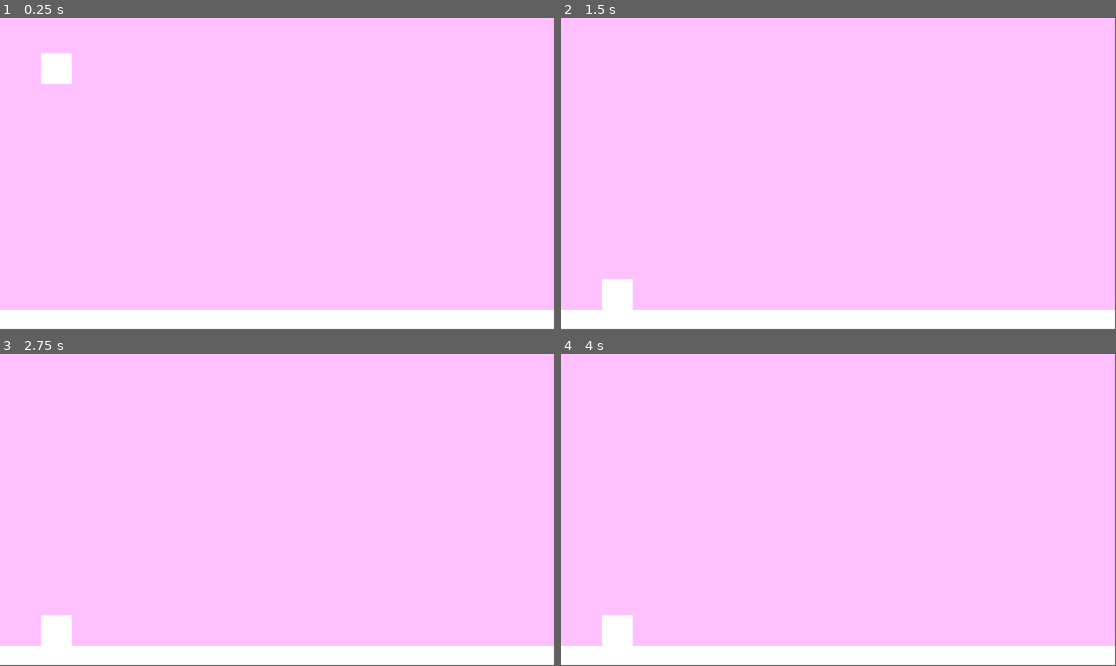
Above: before the commit, frames 1-4 (two rows, left to right).
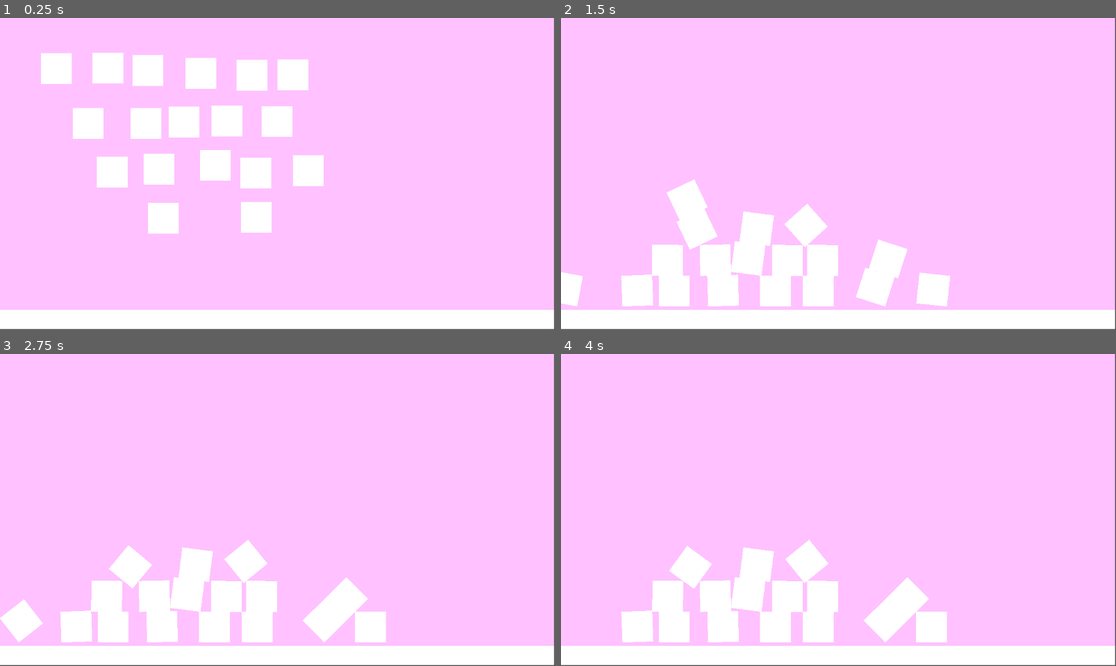
Above: after the commit, the same moments.

Repository: Tamy-dsv/trilha-godot
Game: Godot game, scene res://node_2d.tscn
The game is run twice, just before and just after one commit, with the same random seed, the same clock (stepped at 60 frames per second) and the same inputs.
Inputs:
- Up to frame 1 (0.25 s): no input
- Up to frame 2 (1.5 s): no input
- Up to frame 3 (2.75 s): no input
- Up to frame 4 (4 s): tap Enter at 3.5 s

The runs differ from the first frame. In frame 1, 9.3% of the frame differs, in the area x 13-59%, y 11-70%; in frame 2, 9.9%, in the area x 0-71%, y 51-94%; in frame 3, 9.6%; in frame 4, 9.0%.

Commit message:
continuação do projeto
foi adicionado uma estrutura fisica

Diff:
--- a/projeto2/node_2d.tscn
+++ b/projeto2/node_2d.tscn
@@ -4,7 +4,7 @@
 size = Vector2(64, 64)
 
 [sub_resource type="RectangleShape2D" id="RectangleShape2D_wtcfe"]
-size = Vector2(1149.5, 40)
+size = Vector2(1151, 40)
 
 [node name="Node2D" type="Node2D"]
 
@@ -13,6 +13,13 @@
 offset_right = 1150.0
 offset_bottom = 644.0
 color = Color(1, 0.756863, 1, 1)
+metadata/_edit_use_anchors_ = true
+
+[node name="ColorRect" type="ColorRect" parent="ColorRect"]
+offset_top = 607.0
+offset_right = 1150.0
+offset_bottom = 647.0
+metadata/_edit_use_anchors_ = true
 
 [node name="RigidBody2D" type="RigidBody2D" parent="."]
 
@@ -27,14 +34,246 @@
 offset_bottom = 32.0
 metadata/_edit_use_anchors_ = true
 
+[node name="RigidBody2D18" type="RigidBody2D" parent="."]
+position = Vector2(222, 311)
+
+[node name="CollisionShape2D" type="CollisionShape2D" parent="RigidBody2D18"]
+position = Vector2(117, 77)
+shape = SubResource("RectangleShape2D_y32ns")
+
+[node name="ColorRect" type="ColorRect" parent="RigidBody2D18/CollisionShape2D"]
+offset_left = -32.0
+offset_top = -32.0
+offset_right = 32.0
+offset_bottom = 32.0
+metadata/_edit_use_anchors_ = true
+
+[node name="RigidBody2D17" type="RigidBody2D" parent="."]
+position = Vector2(415, 309)
+
+[node name="CollisionShape2D" type="CollisionShape2D" parent="RigidBody2D17"]
+position = Vector2(117, 77)
+shape = SubResource("RectangleShape2D_y32ns")
+
+[node name="ColorRect" type="ColorRect" parent="RigidBody2D17/CollisionShape2D"]
+offset_left = -32.0
+offset_top = -32.0
+offset_right = 32.0
+offset_bottom = 32.0
+metadata/_edit_use_anchors_ = true
+
+[node name="RigidBody2D16" type="RigidBody2D" parent="."]
+position = Vector2(523, 212)
+
+[node name="CollisionShape2D" type="CollisionShape2D" parent="RigidBody2D16"]
+position = Vector2(117, 77)
+shape = SubResource("RectangleShape2D_y32ns")
+
+[node name="ColorRect" type="ColorRect" parent="RigidBody2D16/CollisionShape2D"]
+offset_left = -32.0
+offset_top = -32.0
+offset_right = 32.0
+offset_bottom = 32.0
+metadata/_edit_use_anchors_ = true
+
+[node name="RigidBody2D15" type="RigidBody2D" parent="."]
+position = Vector2(414, 217)
+
+[node name="CollisionShape2D" type="CollisionShape2D" parent="RigidBody2D15"]
+position = Vector2(117, 77)
+shape = SubResource("RectangleShape2D_y32ns")
+
+[node name="ColorRect" type="ColorRect" parent="RigidBody2D15/CollisionShape2D"]
+offset_left = -32.0
+offset_top = -32.0
+offset_right = 32.0
+offset_bottom = 32.0
+metadata/_edit_use_anchors_ = true
+
+[node name="RigidBody2D14" type="RigidBody2D" parent="."]
+position = Vector2(330, 201)
+
+[node name="CollisionShape2D" type="CollisionShape2D" parent="RigidBody2D14"]
+position = Vector2(117, 77)
+shape = SubResource("RectangleShape2D_y32ns")
+
+[node name="ColorRect" type="ColorRect" parent="RigidBody2D14/CollisionShape2D"]
+offset_left = -32.0
+offset_top = -32.0
+offset_right = 32.0
+offset_bottom = 32.0
+metadata/_edit_use_anchors_ = true
+
+[node name="RigidBody2D13" type="RigidBody2D" parent="."]
+position = Vector2(213, 209)
+
+[node name="CollisionShape2D" type="CollisionShape2D" parent="RigidBody2D13"]
+position = Vector2(117, 77)
+shape = SubResource("RectangleShape2D_y32ns")
+
+[node name="ColorRect" type="ColorRect" parent="RigidBody2D13/CollisionShape2D"]
+offset_left = -32.0
+offset_top = -32.0
+offset_right = 32.0
+offset_bottom = 32.0
+metadata/_edit_use_anchors_ = true
+
+[node name="RigidBody2D12" type="RigidBody2D" parent="."]
+position = Vector2(116, 215)
+
+[node name="CollisionShape2D" type="CollisionShape2D" parent="RigidBody2D12"]
+position = Vector2(117, 77)
+shape = SubResource("RectangleShape2D_y32ns")
+
+[node name="ColorRect" type="ColorRect" parent="RigidBody2D12/CollisionShape2D"]
+offset_left = -32.0
+offset_top = -32.0
+offset_right = 32.0
+offset_bottom = 32.0
+metadata/_edit_use_anchors_ = true
+
+[node name="RigidBody2D11" type="RigidBody2D" parent="."]
+position = Vector2(458, 110)
+
+[node name="CollisionShape2D" type="CollisionShape2D" parent="RigidBody2D11"]
+position = Vector2(117, 77)
+shape = SubResource("RectangleShape2D_y32ns")
+
+[node name="ColorRect" type="ColorRect" parent="RigidBody2D11/CollisionShape2D"]
+offset_left = -32.0
+offset_top = -32.0
+offset_right = 32.0
+offset_bottom = 32.0
+metadata/_edit_use_anchors_ = true
+
+[node name="RigidBody2D10" type="RigidBody2D" parent="."]
+position = Vector2(354, 109)
+
+[node name="CollisionShape2D" type="CollisionShape2D" parent="RigidBody2D10"]
+position = Vector2(117, 77)
+shape = SubResource("RectangleShape2D_y32ns")
+
+[node name="ColorRect" type="ColorRect" parent="RigidBody2D10/CollisionShape2D"]
+offset_left = -32.0
+offset_top = -32.0
+offset_right = 32.0
+offset_bottom = 32.0
+metadata/_edit_use_anchors_ = true
+
+[node name="RigidBody2D9" type="RigidBody2D" parent="."]
+position = Vector2(491, 13)
+
+[node name="CollisionShape2D" type="CollisionShape2D" parent="RigidBody2D9"]
+position = Vector2(117, 77)
+shape = SubResource("RectangleShape2D_y32ns")
+
+[node name="ColorRect" type="ColorRect" parent="RigidBody2D9/CollisionShape2D"]
+offset_left = -32.0
+offset_top = -32.0
+offset_right = 32.0
+offset_bottom = 32.0
+metadata/_edit_use_anchors_ = true
+
+[node name="RigidBody2D8" type="RigidBody2D" parent="."]
+position = Vector2(265, 111)
+
+[node name="CollisionShape2D" type="CollisionShape2D" parent="RigidBody2D8"]
+position = Vector2(117, 77)
+shape = SubResource("RectangleShape2D_y32ns")
+
+[node name="ColorRect" type="ColorRect" parent="RigidBody2D8/CollisionShape2D"]
+offset_left = -32.0
+offset_top = -32.0
+offset_right = 32.0
+offset_bottom = 32.0
+metadata/_edit_use_anchors_ = true
+
+[node name="RigidBody2D7" type="RigidBody2D" parent="."]
+position = Vector2(406, 14)
+
+[node name="CollisionShape2D" type="CollisionShape2D" parent="RigidBody2D7"]
+position = Vector2(117, 77)
+shape = SubResource("RectangleShape2D_y32ns")
+
+[node name="ColorRect" type="ColorRect" parent="RigidBody2D7/CollisionShape2D"]
+offset_left = -32.0
+offset_top = -32.0
+offset_right = 32.0
+offset_bottom = 32.0
+metadata/_edit_use_anchors_ = true
+
+[node name="RigidBody2D6" type="RigidBody2D" parent="."]
+position = Vector2(300, 10)
+
+[node name="CollisionShape2D" type="CollisionShape2D" parent="RigidBody2D6"]
+position = Vector2(117, 77)
+shape = SubResource("RectangleShape2D_y32ns")
+
+[node name="ColorRect" type="ColorRect" parent="RigidBody2D6/CollisionShape2D"]
+offset_left = -32.0
+offset_top = -32.0
+offset_right = 32.0
+offset_bottom = 32.0
+metadata/_edit_use_anchors_ = true
+
+[node name="RigidBody2D5" type="RigidBody2D" parent="."]
+position = Vector2(186, 114)
+
+[node name="CollisionShape2D" type="CollisionShape2D" parent="RigidBody2D5"]
+position = Vector2(117, 77)
+shape = SubResource("RectangleShape2D_y32ns")
+
+[node name="ColorRect" type="ColorRect" parent="RigidBody2D5/CollisionShape2D"]
+offset_left = -32.0
+offset_top = -32.0
+offset_right = 32.0
+offset_bottom = 32.0
+metadata/_edit_use_anchors_ = true
+
+[node name="RigidBody2D4" type="RigidBody2D" parent="."]
+position = Vector2(66, 114)
+
+[node name="CollisionShape2D" type="CollisionShape2D" parent="RigidBody2D4"]
+position = Vector2(117, 77)
+shape = SubResource("RectangleShape2D_y32ns")
+
+[node name="ColorRect" type="ColorRect" parent="RigidBody2D4/CollisionShape2D"]
+offset_left = -32.0
+offset_top = -32.0
+offset_right = 32.0
+offset_bottom = 32.0
+metadata/_edit_use_anchors_ = true
+
+[node name="RigidBody2D3" type="RigidBody2D" parent="."]
+position = Vector2(190, 4)
+
+[node name="CollisionShape2D" type="CollisionShape2D" parent="RigidBody2D3"]
+position = Vector2(117, 77)
+shape = SubResource("RectangleShape2D_y32ns")
+
+[node name="ColorRect" type="ColorRect" parent="RigidBody2D3/CollisionShape2D"]
+offset_left = -32.0
+offset_top = -32.0
+offset_right = 32.0
+offset_bottom = 32.0
+metadata/_edit_use_anchors_ = true
+
+[node name="RigidBody2D2" type="RigidBody2D" parent="."]
+position = Vector2(107, -1)
+
+[node name="CollisionShape2D" type="CollisionShape2D" parent="RigidBody2D2"]
+position = Vector2(117, 77)
+shape = SubResource("RectangleShape2D_y32ns")
+
+[node name="ColorRect" type="ColorRect" parent="RigidBody2D2/CollisionShape2D"]
+offset_left = -32.0
+offset_top = -32.0
+offset_right = 32.0
+offset_bottom = 32.0
+metadata/_edit_use_anchors_ = true
+
 [node name="StaticBody2D" type="StaticBody2D" parent="."]
 
 [node name="CollisionShape2D" type="CollisionShape2D" parent="StaticBody2D"]
-position = Vector2(575.25, 626)
+position = Vector2(580, 619)
 shape = SubResource("RectangleShape2D_wtcfe")
-
-[node name="ColorRect" type="ColorRect" parent="StaticBody2D/CollisionShape2D"]
-offset_left = -575.25
-offset_top = -20.0
-offset_right = 574.75
-offset_bottom = 20.0
